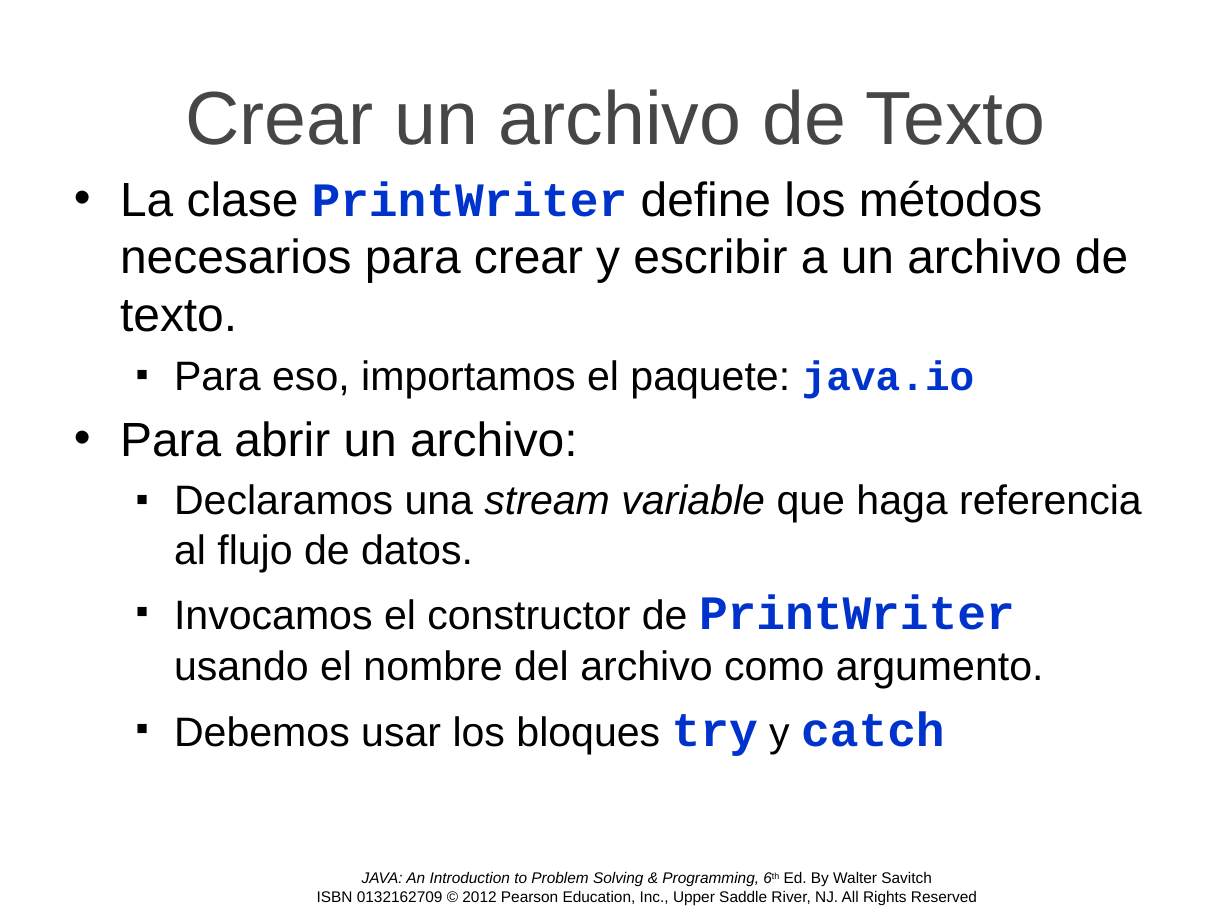
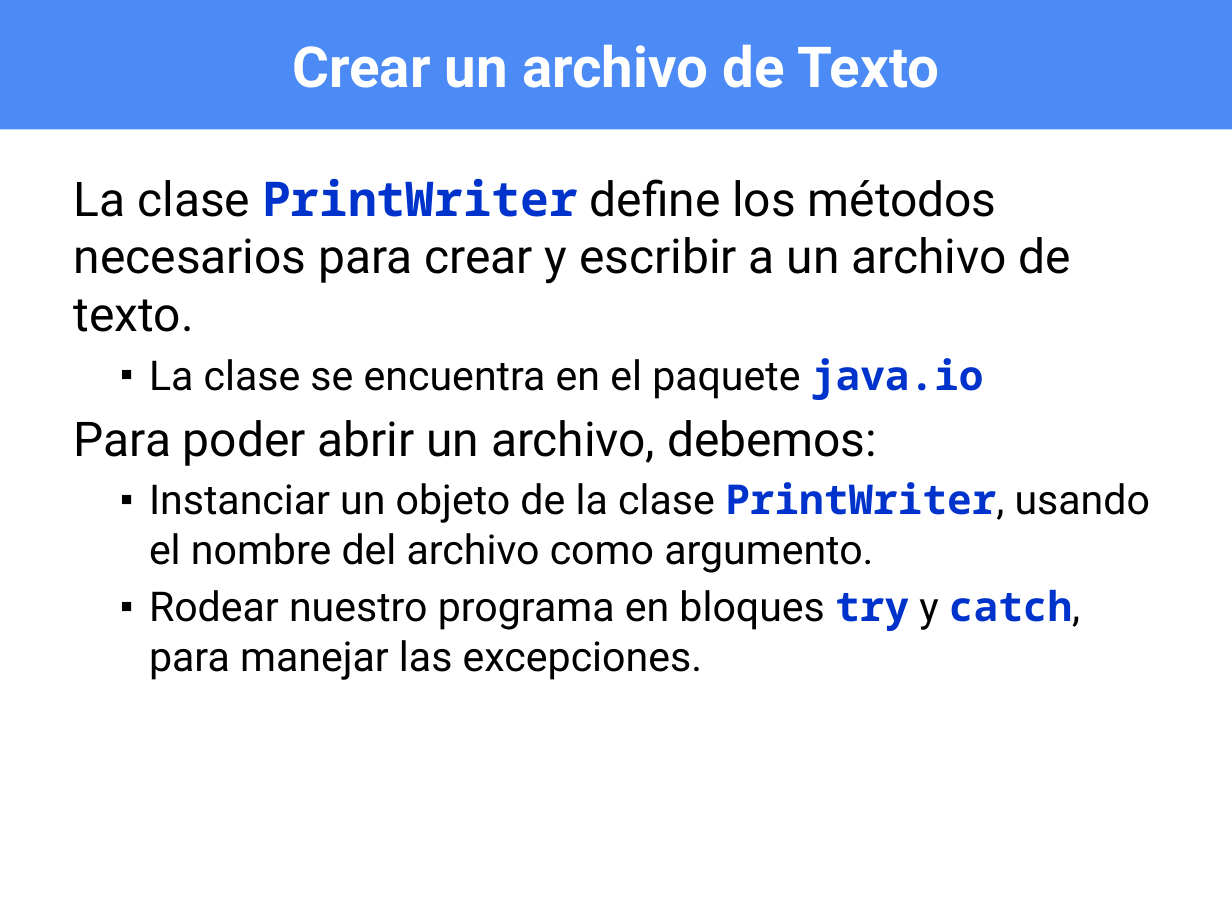
Before and after one commit to OMardil/INFO2, a slide deck: slide 16 of MOD13_Archivos_IO/01 Presentacion/INFO2_MOD13-Archivos_IO.pptx (slide 15 before the commit). Drawn at 1232x924 pixels with LibreOffice and Linux fonts; fonts in the diff are those of the drawing; background and template pictures are left out. Boxes give left, top, right and bottom in pixels: in the first picture for what was removed or moved away, otherwise in the second. Text is boxed around its words. In the diff, an @@ line names an element or a change of style, - is before the commit and + after.

```diff
--- a/MOD13_Archivos_IO/01 Presentacion/INFO2_MOD13-Archivos_IO.pptx
+++ b/MOD13_Archivos_IO/01 Presentacion/INFO2_MOD13-Archivos_IO.pptx
@@ title "Crear un archivo de Texto": place and size @@
-title "Crear un archivo de Texto" at (185,89,1046,145)
+title "Crear un archivo de Texto" at (0,0,1232,129)
@@ title "Crear un archivo de Texto" at (0,0,1232,129): size 44 to 33 pt, font Arial to Roboto, text colour #464646 to #FFFFFF, bold on; fill none to #4C8BF5 @@
@@ text at (74,178,1070,332): font Arial to Roboto in "La clase define los métodos necesarios para ..."; font Courier New to Noto Sans Mono in "PrintWriter"; bullet • to none @@
@@ text at (74,358,1150,680): text changed; font Arial to Roboto @@
-  ▪ Para eso, importamos el paquete: java.io
-• Para abrir un archivo:
-  ▪ Declaramos una stream variable que haga referencia al flujo de datos.
-  ▪ Invocamos el constructor de PrintWriter usando el nombre del archivo como argumento.
-  ▪ Debemos usar los bloques try y catch
+  ▪ La clase se encuentra en el paquete java.io
+Para poder abrir un archivo, debemos:
+  ▪ Instanciar un objeto de la clase PrintWriter, usando el nombre del archivo como argumento.
+  ▪ Rodear nuestro programa en bloques try y catch, para manejar las excepciones.
@@ text removed at (317,871,977,905) @@
-JAVA: An Introduction to Problem Solving & Programming, 6th Ed. By Walter Savitch
-ISBN 0132162709 © 2012 Pearson Education, Inc., Upper Saddle River, NJ. All Rights Reserved
```
Also in this commit, not shown: 28 other slides changed, 16 slides added, 12 slides removed, 15 other files.
